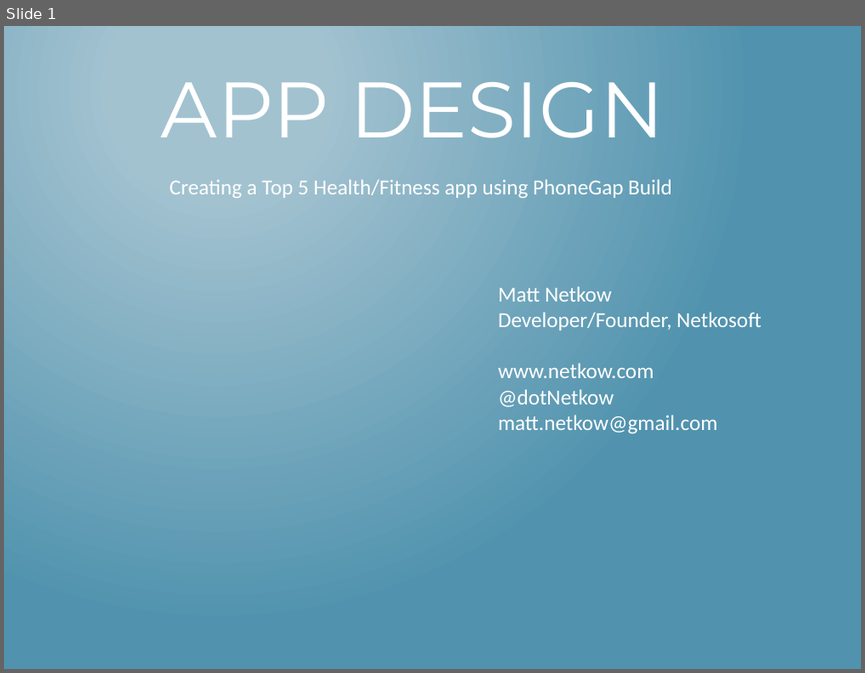
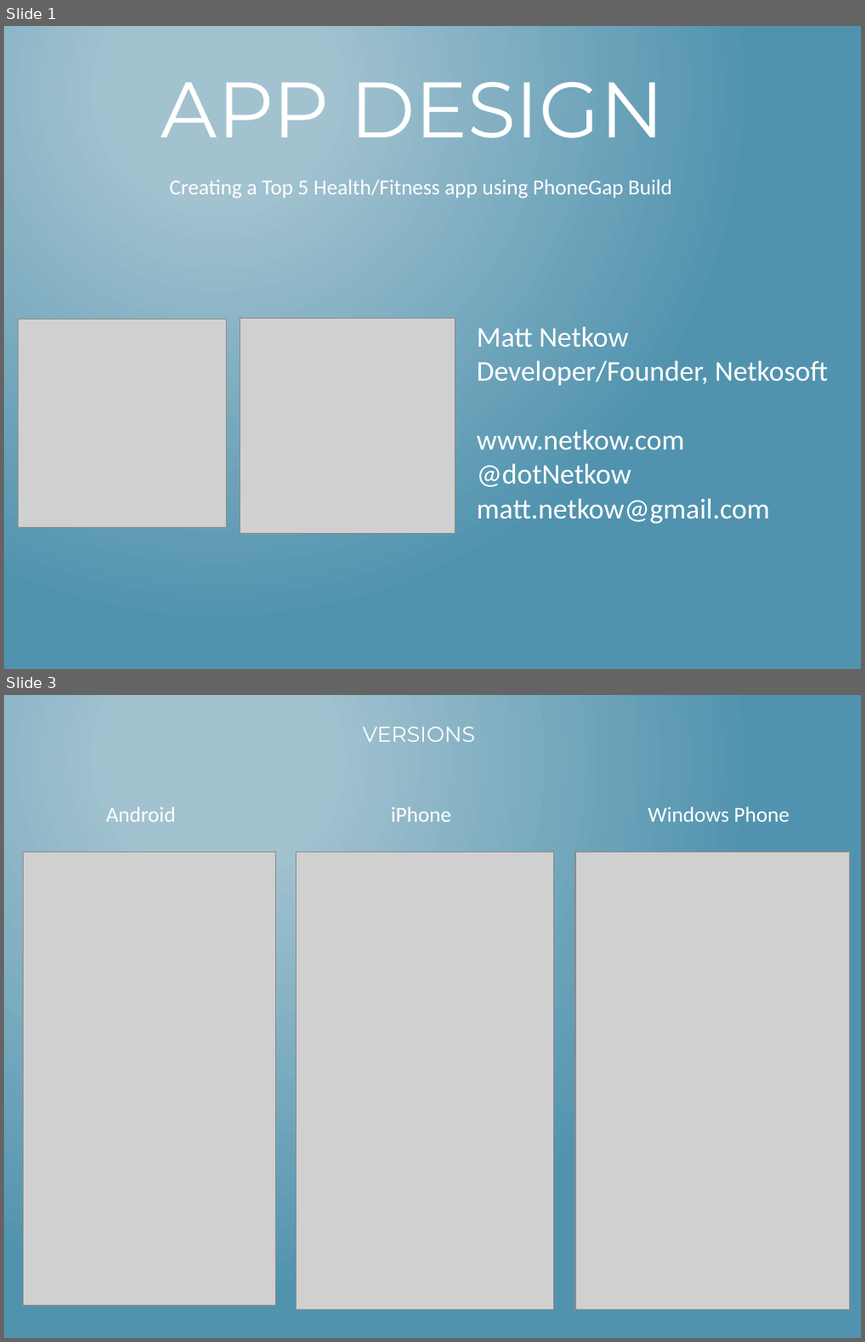
Before and after one commit to dotNetkow/Presentations, a slide deck: Adobe PhoneGap Build course - 6.16.14/Matt Netkow - AGP Guest Speaker - App Design.pptx. Shown one above the other, each under a label of ours: slide 1 before the commit, slides 1 and 3 after it; the slides between them are not shown. The pictures are 865x673 and 865x1342 pixels, drawn with LibreOffice and Linux fonts; fonts in the diff are those of the drawing; grey boxes stand for pictures. Boxes give left, top, right and bottom in pixels: in the first picture for what was removed or moved away, otherwise in the second. Text is boxed around its words. In the diff, an @@ line names an element or a change of style, - is before the commit and + after.

```diff
--- a/Adobe PhoneGap Build course - 6.16.14/Matt Netkow - AGP Guest Speaker - App Design.pptx
+++ b/Adobe PhoneGap Build course - 6.16.14/Matt Netkow - AGP Guest Speaker - App Design.pptx
@@ slide 3 added at [4,695,861,1338], background gradient #A3C3D1 to #5194AF @@
@@ title added at [363,726,475,742], 18 pt, text #FFFFFF @@
+VERSIONS
@@ text added at [106,806,789,822], 18 pt, text #FFFFFF @@
+Android iPhone Windows Phone
@@ picture added at [24,851,276,1305] @@
@@ picture added at [296,851,553,1309] @@
@@ picture added at [575,851,850,1309] @@
@@ slide 1 changed as well @@
@@ picture added at [18,319,227,528] @@
@@ picture added at [239,318,454,533] @@
@@ text "Matt Netkow": place and size @@
-text "Matt Netkow" at [498,286,761,434]
+text "Matt Netkow" at [477,326,828,523]
@@ text "Matt Netkow" at [477,326,828,523]: size 18 to 24 pt @@
```
Also in this commit, not shown: 1 other slide added.
